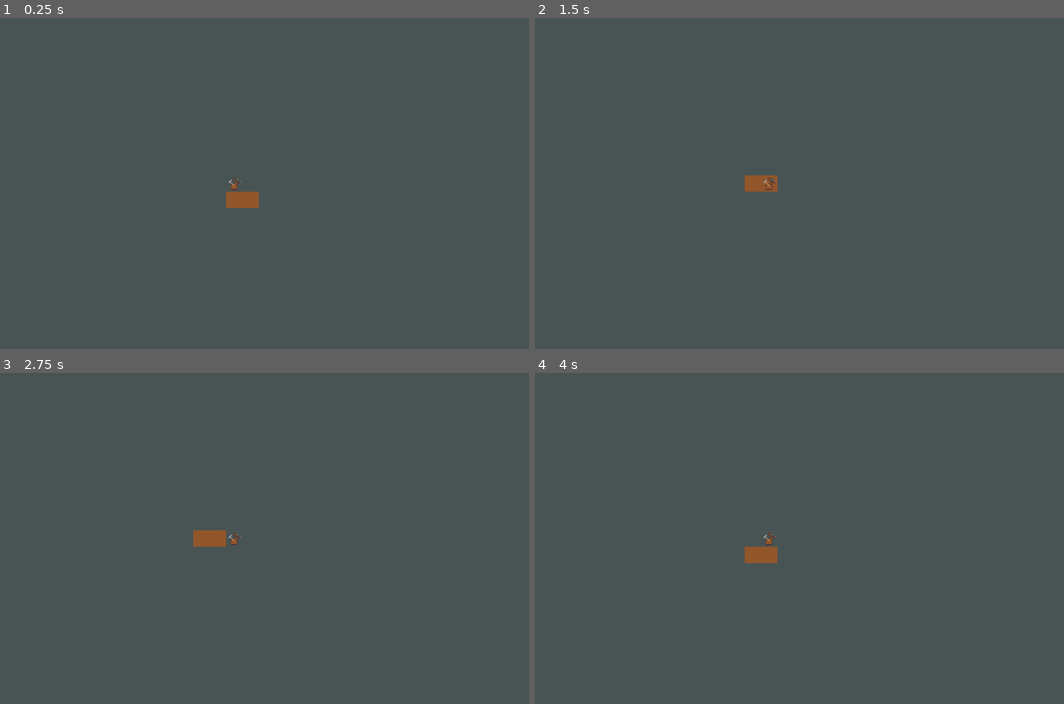
Above: before the commit, frames 1-4 (two rows, left to right).
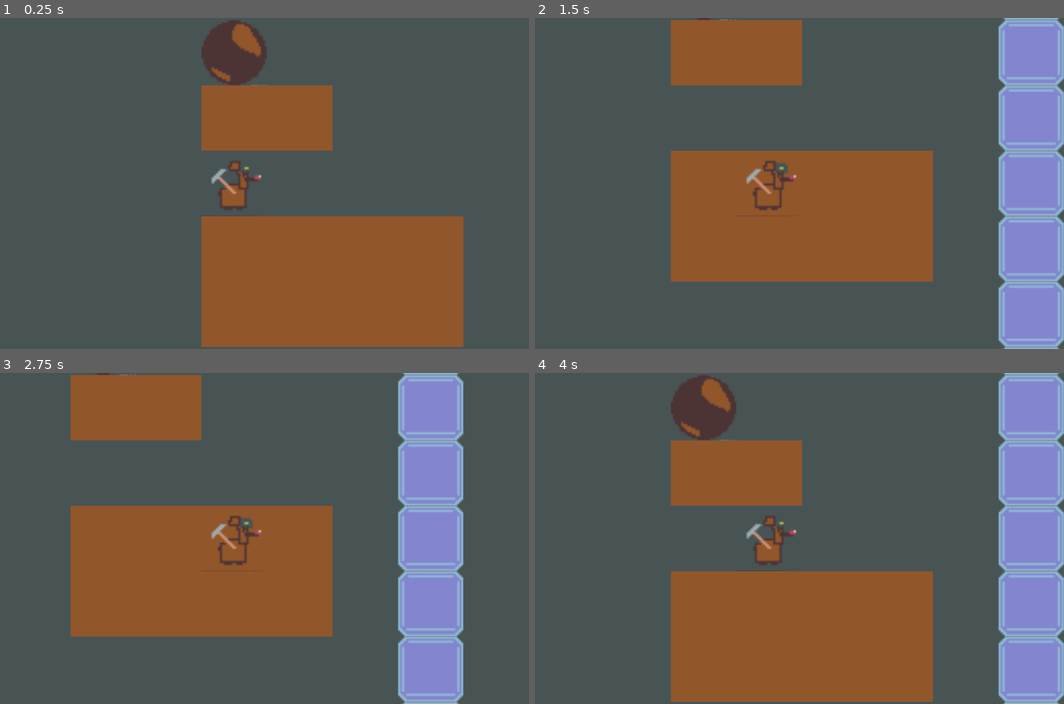
Above: after the commit, the same moments.

Repository: Zoey31/NGJ2024
Game: Godot game, scene res://scenes/test_scene.tscn
Two runs of this game, one before a commit and one after it. Both use one fixed random seed, a clock stepped at 60 frames per second and the inputs below. Before the commit the project starts from res://scenes/test_tk.tscn.
Inputs:
- Up to frame 1 (0.25 s): no input
- Up to frame 2 (1.5 s): tap Enter at 0.5 s; hold D (right) 0.53-1.28 s; tap Space at 1.25 s; hold S (down) from 1.28 s (still down)
- Up to frame 3 (2.75 s): tap Enter at 2 s; release S (down) at 2.03 s; hold D (right) from 2.03 s (still down)
- Up to frame 4 (4 s): tap Space at 2.75 s; release D (right) at 2.78 s; hold W (up) 2.78-3.53 s; tap Enter at 3.5 s; hold A (left) from 3.53 s (still down)

The runs differ from the first frame. In frame 1, 27% of the frame differs, in the area x 38-88%, y 0-100%; in frame 2, 37%; in frame 3, 36%; in frame 4, 39%, in the area x 25-100%, y 0-100%.

Commit message:
Change zoom

Diff:
--- a/gameObjects/player.tscn
+++ b/gameObjects/player.tscn
@@ -21,3 +21,4 @@
 region_filter_clip_enabled = true
 
 [node name="Camera2D" type="Camera2D" parent="."]
+zoom = Vector2(4, 4)
--- a/project.godot
+++ b/project.godot
@@ -11,7 +11,7 @@
 [application]
 
 config/name="NGJ2024"
-run/main_scene="res://scenes/test_tk.tscn"
+run/main_scene="res://scenes/test_scene.tscn"
 config/features=PackedStringArray("4.3", "Forward Plus")
 config/icon="res://icon.svg"
 
